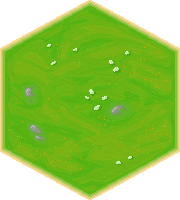
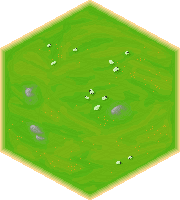
Two versions of the same layered image (180 x 200). Layer-by-layer changes:
painted on "background" over [49, 44, 132, 164]
